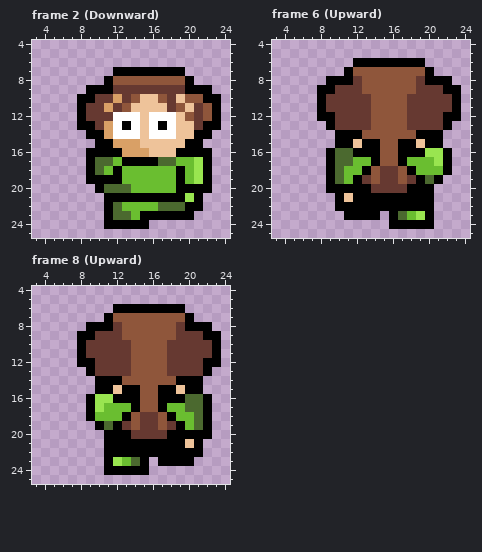
File history of a pixel-art file, assets/player/player_v2.ase. Above: the version before the commit.
32x32 pixels, 12 frames. Shown: frame 2 (Downward): x 3..24, y 4..25; frame 6 (Upward): x 3..24, y 4..25; frame 8 (Upward): x 3..24, y 4..25. The commit also changed other frames, which this record leaves out.
New version:
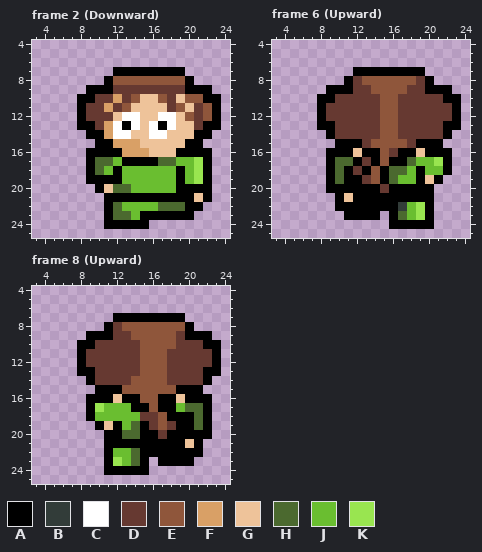
Palette (. is transparent): A #000000  B #323c39  C #ffffff  D #663931  E #8f563b  F #d9a066  G #eec39a  H #4b692f  J #6abe30  K #99e550
Difference:
Changed rows in their new state; - is an unchanged pixel.
Frame 2 (Downward):
first column x 12:
12 G---G--
14 --G---G
first column x 11:
20 G-----------
21 ---------AGA
Frame 6 (Upward):
first column x 8:
 6 ----........----
 7 ---.AAAAAAAA.---
 8 -..----------..-
 9 .-AA-D----D-AA-.
10 -A----D--D----A-
11 ------D--D------
12 -D----D--D----D-
13 A-----D--D-----A
14 -ADDDDD--DDDDDA-
15 ----ADE--EDA----
16 --AAG---D--GAA--
17 ----AD--A-H-----
18 ---AD--AHHJA----
19 ---A---AHJJ-G---
20 ------A-AA------
22 ---------BJK----
Frame 8 (Upward):
first column x 8:
 6 ----........----
 7 ---.AAAAAAAA.---
 8 -..--------E-..-
 9 .-AA-D------AA-.
10 -A----D---E---A-
11 ------D---------
12 -D----D-------D-
13 A-----D--------A
14 -ADDDD----DDDDA-
15 ----AEE--EEA----
16 --AAG------GAA--
17 -------A--A-----
18 -----JJ----AA---
19 ---G-JHA----A---
20 -----HHAA-------
22 ----JJH---------
Changed places in both pictures, as pixel boxes (x1, y1, x2, y2):
changed: (113, 112, 176, 139)
changed: (104, 184, 113, 193)
changed: (185, 193, 212, 202)
changed: (317, 58, 461, 211)
changed: (77, 304, 221, 457)
